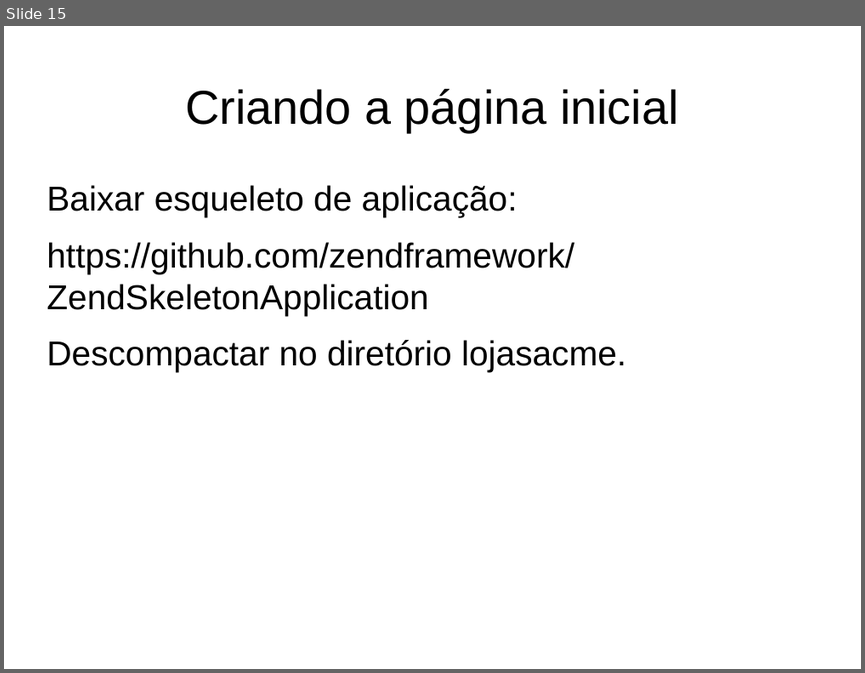
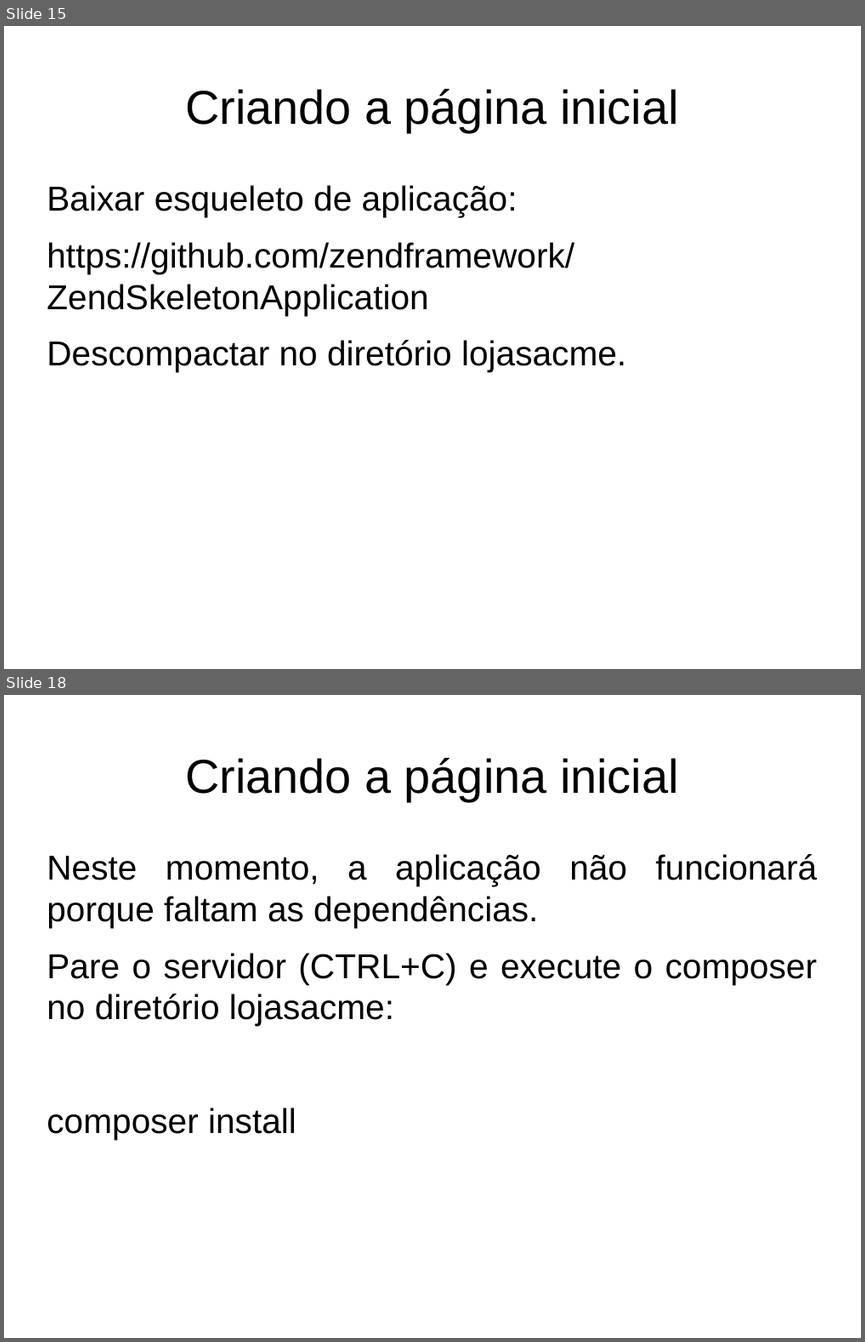
Before and after one commit to fgsl/lojasacme, a slide deck: docs/tutorial.odp. Shown one above the other, each under a label of ours: slide 15 before the commit, slides 15 and 18 after it; the slides between them are not shown. The pictures are 865x673 and 865x1342 pixels, drawn with LibreOffice and Linux fonts; fonts in the diff are those of the drawing. Boxes give left, top, right and bottom in pixels: in the first picture for what was removed or moved away, otherwise in the second. Text is boxed around its words. In the diff, an @@ line names an element or a change of style, - is before the commit and + after.

```diff
--- a/docs/tutorial.odp
+++ b/docs/tutorial.odp
@@ slide 18 added at (x1=4, y1=695, x2=861, y2=1338), background #FFFFFF @@
@@ title added at (x1=185, y1=758, x2=679, y2=801), 44 pt, text #000000 @@
+Criando a página inicial
@@ text added at (x1=46, y1=854, x2=817, y2=1140), 32 pt, text #000000 @@
+Neste momento, a aplicação não funcionará porque faltam as dependências.
+Pare o servidor (CTRL+C) e execute o composer no diretório lojasacme:
+composer install
```
Also in this commit, not shown: 3 other slides added, 3 other files.
